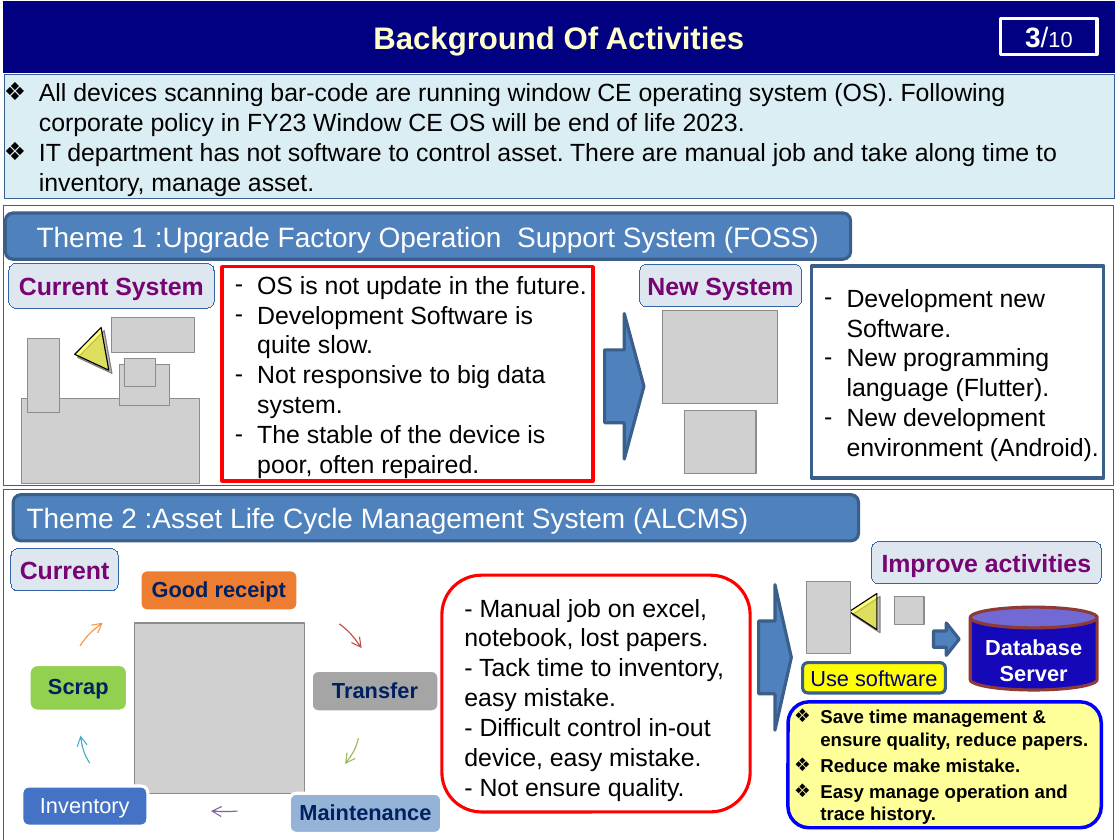
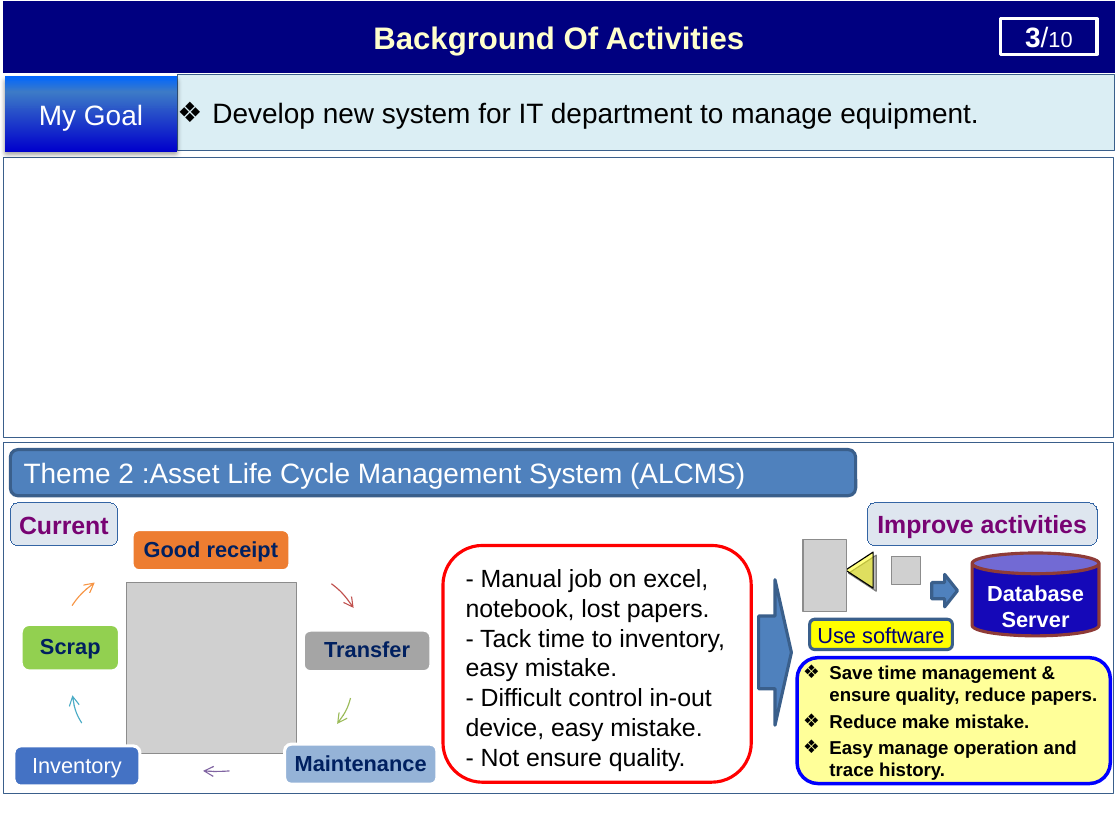
Before and after one commit to thietbicongnghevietnam/ReportPSNV, a slide deck: slide 5 of Report_test.pptx (slide 4 before the commit). Drawn at 1120x840 pixels with LibreOffice and Linux fonts; fonts in the diff are those of the drawing; grey boxes stand for pictures. Boxes give left, top, right and bottom in pixels: in the first picture for what was removed or moved away, otherwise in the second. Text is boxed around its words. In the diff, an @@ line names an element or a change of style, - is before the commit and + after.

```diff
--- a/Report_test.pptx
+++ b/Report_test.pptx
@@ rectangle added at bbox=[4, 76, 177, 152], fill gradient #0000CC to #3D7CC7 to #0066FF, 18 pt, text #FFFFFF @@
+My Goal
@@ rectangle "Develop new system for IT ...": place and size @@
-rectangle "Develop new system for IT ..." at bbox=[4, 75, 1114, 199]
+rectangle "Develop new system for IT ..." at bbox=[177, 75, 1113, 151]
@@ text in rectangle at bbox=[212, 102, 978, 128]: text changed; size 16 to 18 pt @@
-❖ All devices scanning bar-code are running window CE operating system (OS). Following corporate policy in FY23 Window CE OS will be end of life 2023.
-❖ IT department has not software to control asset. There are manual job and take along time to inventory, manage asset.
+❖ Develop new system for IT department to manage equipment.
@@ rectangle: place and size @@
-rectangle at bbox=[3, 205, 1113, 485]
+rectangle at bbox=[3, 157, 1113, 437]
@@ rounded rectangle removed at bbox=[6, 213, 851, 259] @@
-Theme 1 :Upgrade Factory Operation Support System (FOSS)
@@ rounded rectangle removed at bbox=[9, 263, 214, 308] @@
-Current System
@@ rectangle removed at bbox=[222, 267, 592, 480] @@
-– OS is not update in the future.
-– Development Software is quite slow.
-– Not responsive to big data system.
-– The stable of the device is poor, often repaired.
@@ rounded rectangle removed at bbox=[640, 264, 802, 307] @@
-New System
@@ rectangle removed at bbox=[812, 267, 1104, 478] @@
-– Development new Software.
-– New programming language (Flutter).
-– New development environment (Android).
@@ triangle removed at bbox=[71, 327, 109, 375] @@
@@ picture removed at bbox=[112, 317, 195, 352] @@
@@ right arrow removed at bbox=[605, 314, 644, 459] @@
@@ picture removed at bbox=[663, 310, 778, 403] @@
@@ picture removed at bbox=[28, 338, 59, 413] @@
@@ picture removed at bbox=[124, 358, 156, 386] @@
@@ picture removed at bbox=[120, 365, 169, 405] @@
@@ picture removed at bbox=[22, 399, 199, 483] @@
@@ picture removed at bbox=[684, 411, 756, 474] @@
@@ rectangle: place and size @@
-rectangle at bbox=[3, 489, 1113, 840]
+rectangle at bbox=[3, 442, 1113, 793]
@@ rounded rectangle "Theme 2 :Asset Life Cycle ...": place and size @@
-rounded rectangle "Theme 2 :Asset Life Cycle ..." at bbox=[13, 495, 859, 541]
+rounded rectangle "Theme 2 :Asset Life Cycle ..." at bbox=[10, 449, 856, 495]
@@ rounded rectangle "Current": place and size @@
-rounded rectangle "Current" at bbox=[11, 549, 119, 591]
+rounded rectangle "Current" at bbox=[10, 503, 118, 545]
@@ 2 pictures, 2 rounded rectangles, 2 freeform shapes, 1 triangle: place and size @@
-2 pictures, 2 rounded rectangles, 2 freeform shapes, 1 triangle at bbox=[59, 541, 1101, 818]
+2 pictures, 2 rounded rectangles, 2 freeform shapes, 1 triangle at bbox=[52, 503, 1096, 777]
@@ rounded rectangle "- Manual job on excel, ...": place and size @@
-rounded rectangle "- Manual job on excel, ..." at bbox=[442, 576, 750, 812]
+rounded rectangle "- Manual job on excel, ..." at bbox=[444, 545, 752, 782]
@@ picture added at bbox=[892, 557, 921, 585] @@
@@ cylinder "Database Server": place and size @@
-cylinder "Database Server" at bbox=[970, 607, 1096, 690]
+cylinder "Database Server" at bbox=[972, 553, 1099, 636]
@@ right arrow: place and size @@
-right arrow at bbox=[758, 585, 791, 730]
+right arrow at bbox=[758, 580, 791, 726]
@@ picture removed at bbox=[895, 597, 924, 625] @@
@@ right arrow: place and size @@
-right arrow at bbox=[933, 623, 959, 655]
+right arrow at bbox=[932, 575, 958, 607]
@@ 3 rounded rectangles, 3 freeform shapes: place and size @@
-3 rounded rectangles, 3 freeform shapes at bbox=[22, 570, 381, 828]
+3 rounded rectangles, 3 freeform shapes at bbox=[13, 530, 373, 787]
@@ rounded rectangle "Use software": place and size @@
-rounded rectangle "Use software" at bbox=[803, 663, 945, 693]
+rounded rectangle "Use software" at bbox=[810, 619, 952, 650]
@@ rounded rectangle "Save time management & ensure ...": place and size @@
-rounded rectangle "Save time management & ensure ..." at bbox=[788, 702, 1102, 828]
+rounded rectangle "Save time management & ensure ..." at bbox=[797, 657, 1111, 783]
@@ rounded rectangle "Maintenance": place and size @@
-rounded rectangle "Maintenance" at bbox=[289, 793, 441, 833]
+rounded rectangle "Maintenance" at bbox=[284, 744, 437, 784]
```
Also in this commit, not shown: 3 other slides changed, 4 slides added.
